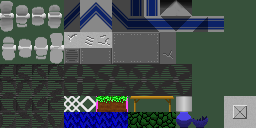
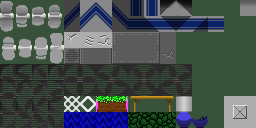
Two versions of the same layered image (256 × 128). Layer-by-layer changes:
added layer "Layer 19" above "Layer 16" over [240, 0, 256, 16]
